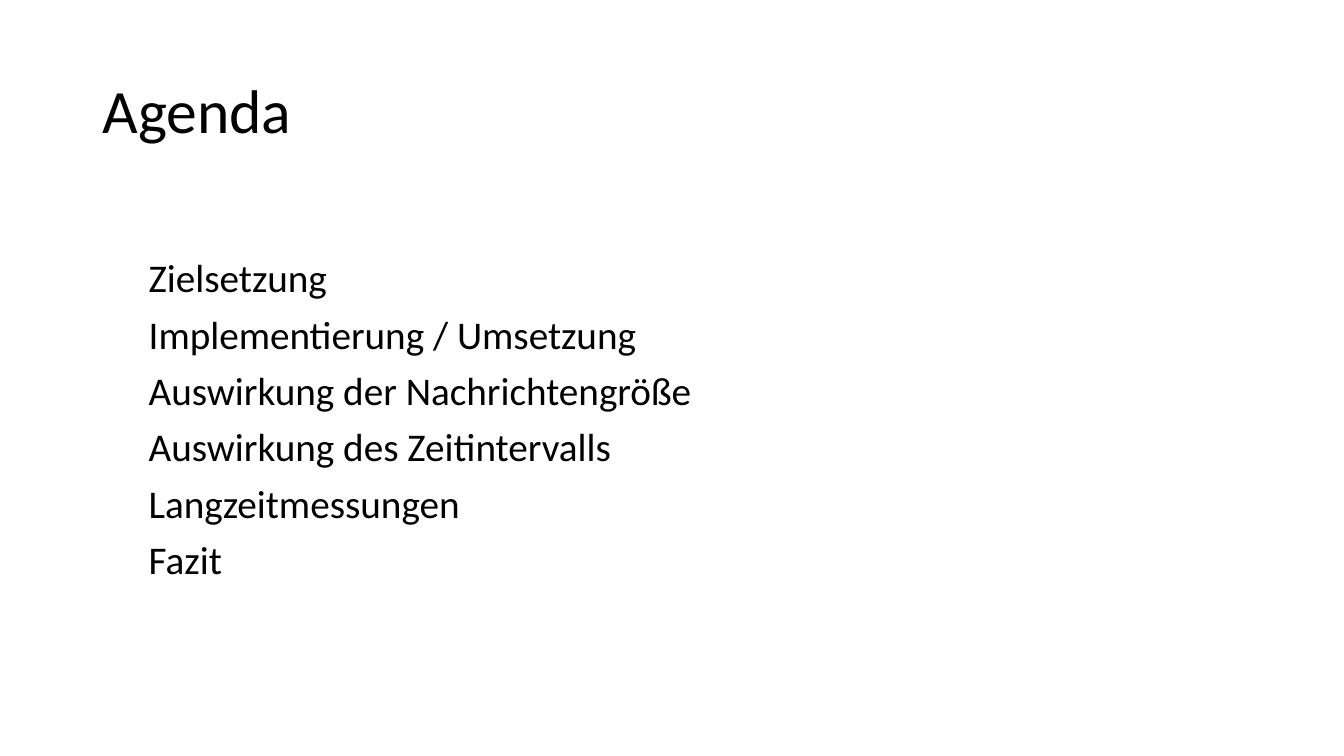
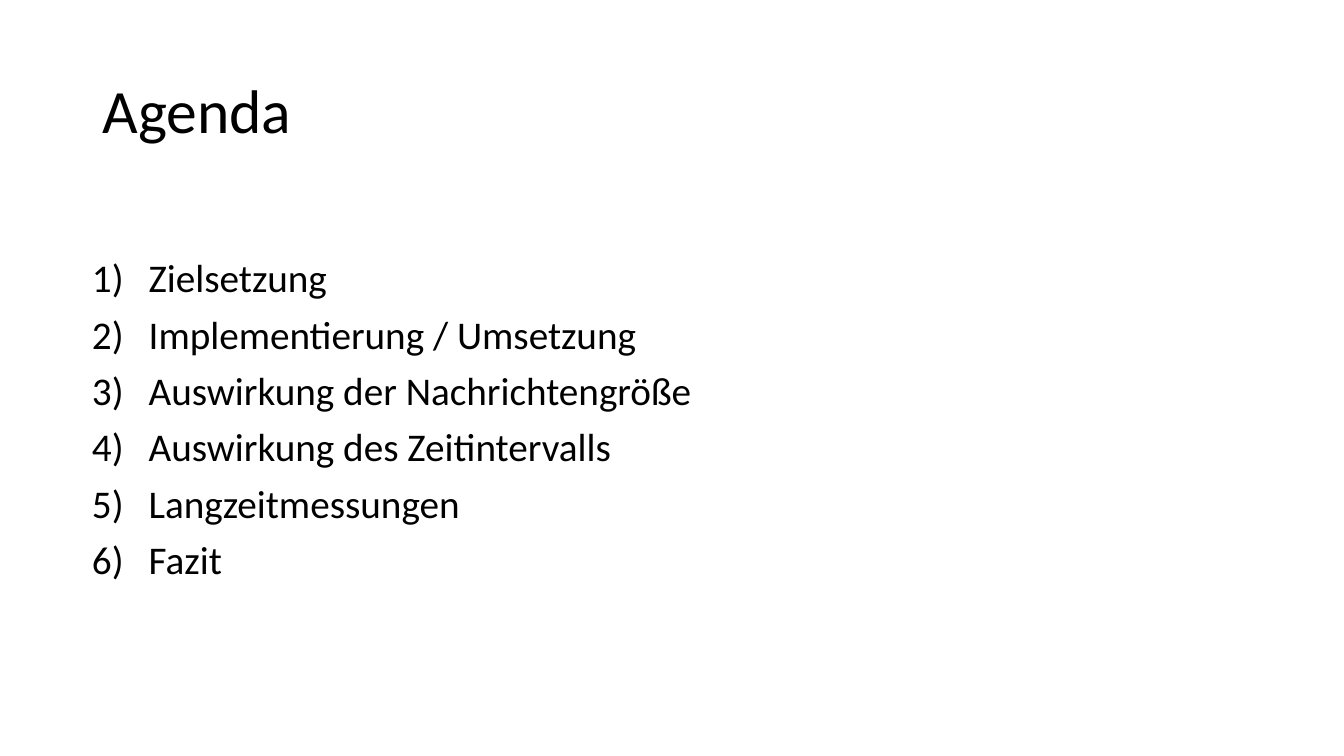
Before and after one commit to ZeraPain/MQTT-Benchmark, a slide deck: slide 2 of documents/MQTT-Benchmark.odp. Drawn at 1344x756 pixels with LibreOffice and Linux fonts; fonts in the diff are those of the drawing; background and template pictures are left out. Boxes give left, top, right and bottom in pixels: in the first picture for what was removed or moved away, otherwise in the second. Text is boxed around its words. In the diff, an @@ line names an element or a change of style, - is before the commit and + after.

```diff
--- a/documents/MQTT-Benchmark.odp
+++ b/documents/MQTT-Benchmark.odp
@@ text "Zielsetzung" at [149, 264, 691, 575]: bullet colour #FFFFFF to #000000 @@
```
Also in this commit, not shown: 10 other slides changed, 1 other file.
